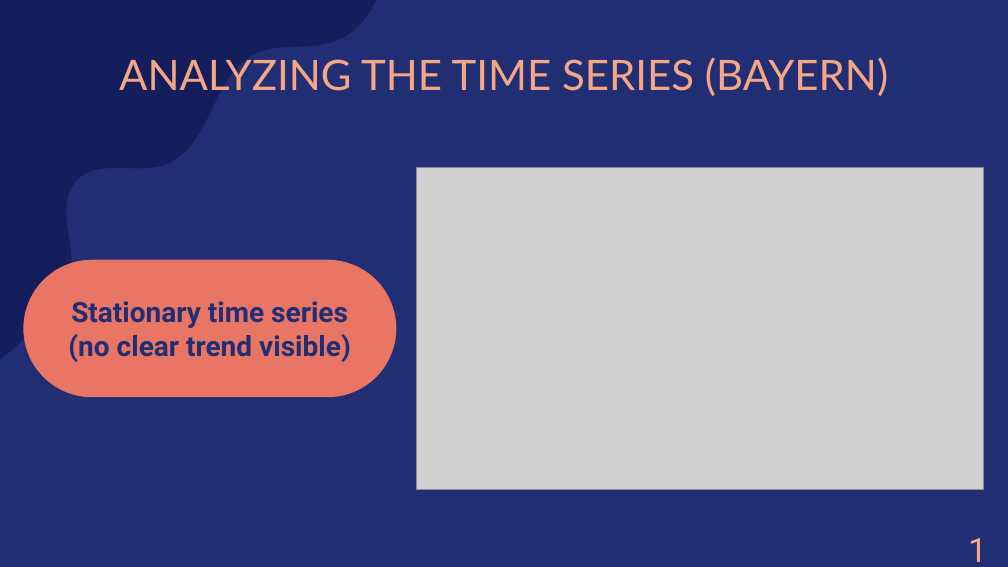
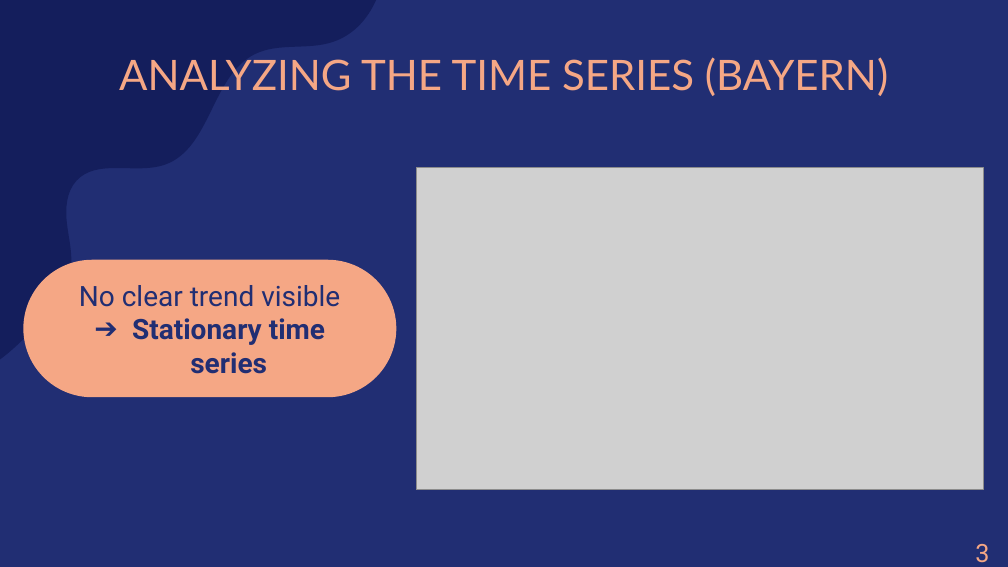
Before and after one commit to amarquard089/Covid19-Hospitalisierungsrate, a slide deck: slide 36 of Praesentation/COVID-19 Hospitalisierungsrate.pptx. Drawn at 1008x567 pixels with LibreOffice and Linux fonts; fonts in the diff are those of the drawing; grey boxes stand for pictures. Boxes give left, top, right and bottom in pixels: in the first picture for what was removed or moved away, otherwise in the second. Text is boxed around its words. In the diff, an @@ line names an element or a change of style, - is before the commit and + after.

```diff
--- a/Praesentation/COVID-19 Hospitalisierungsrate.pptx
+++ b/Praesentation/COVID-19 Hospitalisierungsrate.pptx
@@ rounded rectangle "No clear trend visible" at <box>23,260,396,397</box>: fill #E97664 to #F5A785 @@
@@ text in rounded rectangle at <box>79,285,340,307</box>: paragraph added @@
+No clear trend visible
@@ text in rounded rectangle at <box>132,318,325,374</box>: bullet none to ➔ @@
@@ text in rounded rectangle at <box>68,334,351,362</box>: paragraph removed @@
-(no clear trend visible)
@@ text removed at <box>959,524,1008,567</box> @@
-15
@@ text added at <box>966,532,1008,567</box>, 18 pt, text #F5A785 @@
+36
```
Also in this commit, not shown: 44 other slides changed, 3 slides added, 4 slides removed, 1 other file.
